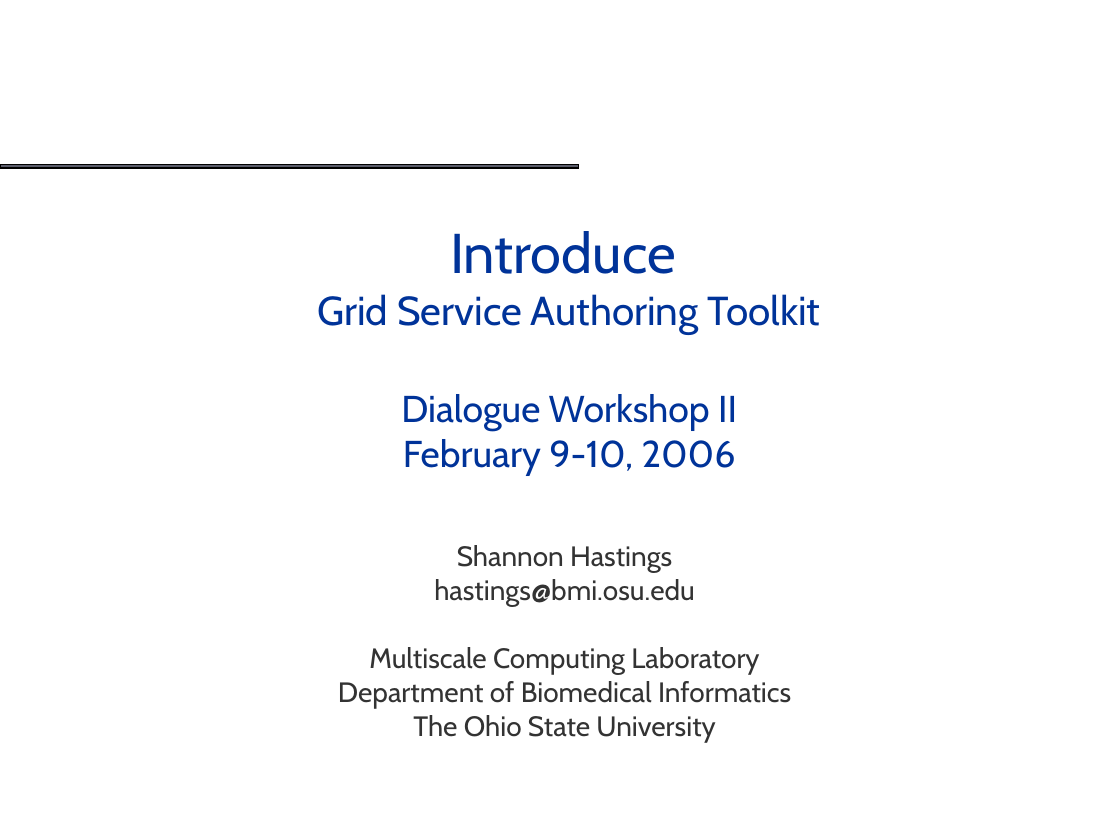
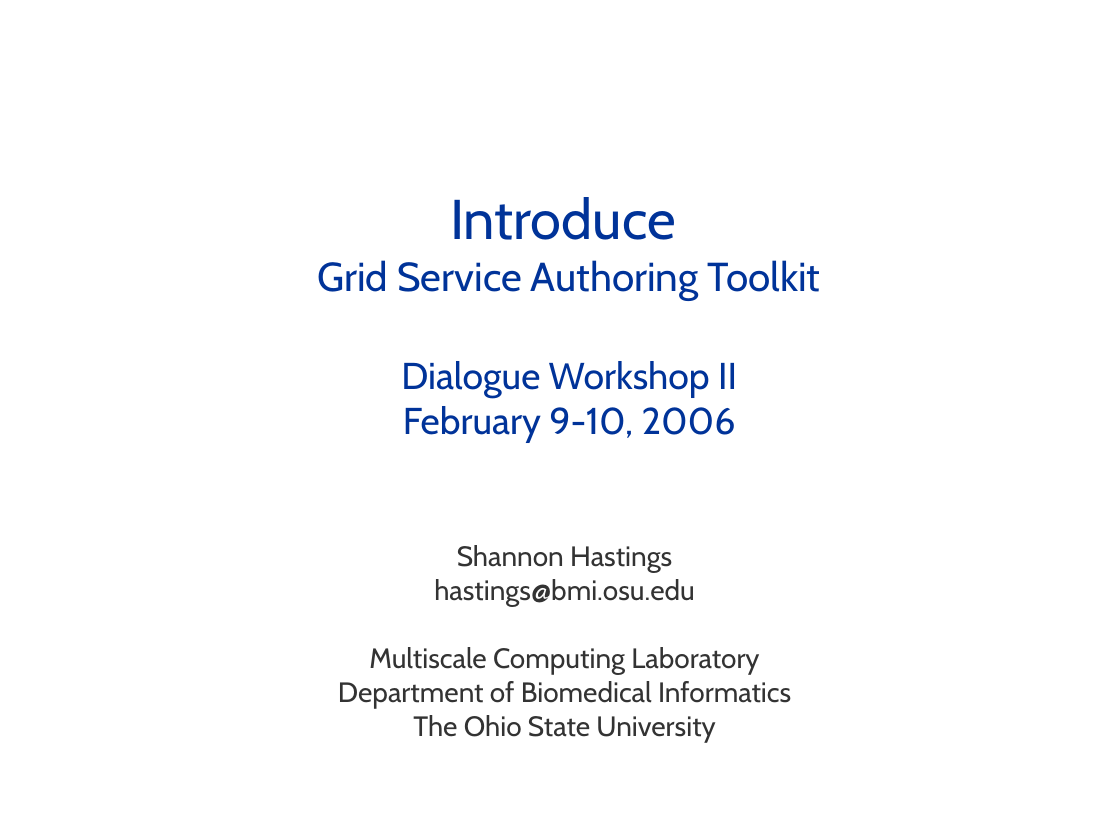
Before and after one commit to NCIP/cagrid-docs, a slide deck: slide 1 of presentations/introduce/Introduce_DIALOGUE2.ppt. Drawn at 1120x840 pixels with LibreOffice and Linux fonts; fonts in the diff are those of the drawing; background and template pictures are left out. Boxes give left, top, right and bottom in pixels: in the first picture for what was removed or moved away, otherwise in the second. Text is boxed around its words. In the diff, an @@ line names an element or a change of style, - is before the commit and + after.

```diff
--- a/presentations/introduce/Introduce_DIALOGUE2.ppt
+++ b/presentations/introduce/Introduce_DIALOGUE2.ppt
@@ rectangle removed at bbox=[0, 165, 579, 168] @@
@@ title "Introduce Grid Service Authoring Toolkit ...": place and size @@
-title "Introduce Grid Service Authoring Toolkit ..." at bbox=[317, 231, 821, 476]
+title "Introduce Grid Service Authoring Toolkit ..." at bbox=[317, 197, 821, 442]
```
Also in this commit, not shown: 1 other slide changed, 35 slides added.
